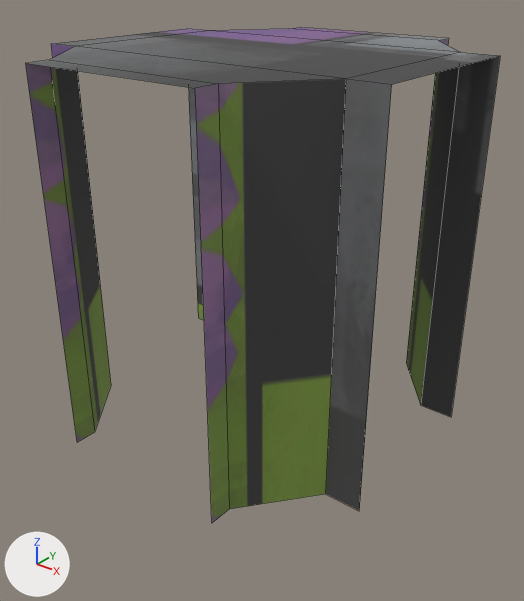
The FBX model Assets/Hamster/RawAssets/wall_junction_shape.fbx, before and after one commit.
Rendered twice from a 50 mm lens placed at (0.0233, -0.0292, 0.0245), pointed at (0.0009, -0.0011, 0.0071). The axes (+X, +Y, +Z) are drawn at lower left. The lights are the same throughout. Mesh edges are drawn as thin lines. Where no turn or scale is listed for an object, it has been applied to the vertices.

Objects in the first picture: 'wall_cross_shape'.
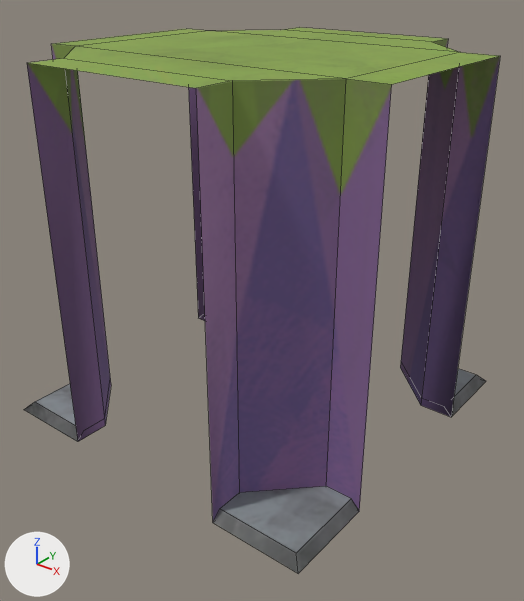
What differs and where, as boxes [x1, y1, x2, y2] in the pictures (524 x 601 px):
'wall_cross_shape', reshaped (10% taller): before [25, 27, 500, 523]; after [24, 28, 500, 573]
part 1 of me_mesh, built on: before [25, 39, 449, 523]; after [24, 39, 486, 573]
part 2 of me_mesh, surface changed: before [27, 27, 500, 511]; after [29, 28, 500, 510]

The change, as a diff of the scene's bpy script:
```diff
--- a/Assets/Hamster/RawAssets/wall_junction_shape.fbx.py
+++ b/Assets/Hamster/RawAssets/wall_junction_shape.fbx.py
@@ me_mesh @@
 # used by ob_wall_cross_shape; location = (0.0, 0.0, 0.0)
-me_mesh.from_pydata(...)  # 32 vertices, 19 faces; spans x -0.01..0.01, y -0.0101..0.0101, z 0.0..0.02
+me_mesh.from_pydata(...)  # 58 vertices, 33 faces; spans x -0.01..0.01, y -0.01..0.01, z 0.0..0.02
+# me_mesh part 1
+# 4 vertices are removed from x -0.005..0.005, y -0.0101..0.0101, z 0.0
+# 4 faces are deleted
+# 4 vertices in x -0.005..0.005, y 0.0088, z 0.0..0.02 move by (0.0, -0.0008, 0.0)
+# 4 vertices in x -0.005..0.005, y -0.0088, z 0.0..0.02 move by (0.0, 0.0008, 0.0)
+# 4 vertices move from x -0.005..0.005, y -0.0101..0.0101, z 0.02 to x -0.005..0.005, y -0.01..0.01, z 0.02
+# 30 vertices are added at x -0.01..0.01, y -0.01..0.01, z 0.0..0.0005
+# 18 new faces join them
+# me_mesh part 2: 15 kept faces spanning x -0.01..0.01, y -0.01..0.01, z 0.0..0.02 get new texture (UV) coordinates
 me_mesh.materials.append(mat_walls_shader)
```
